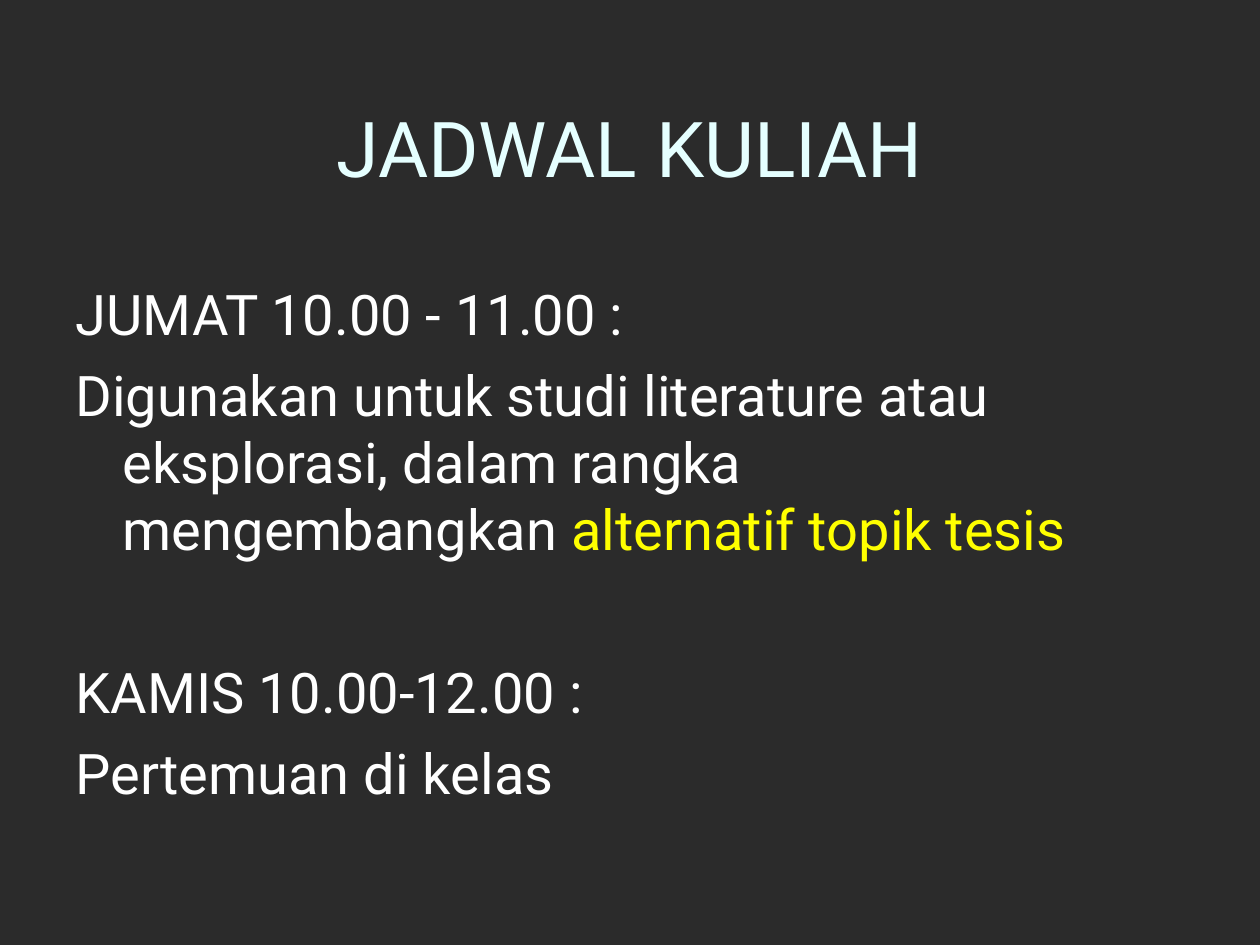
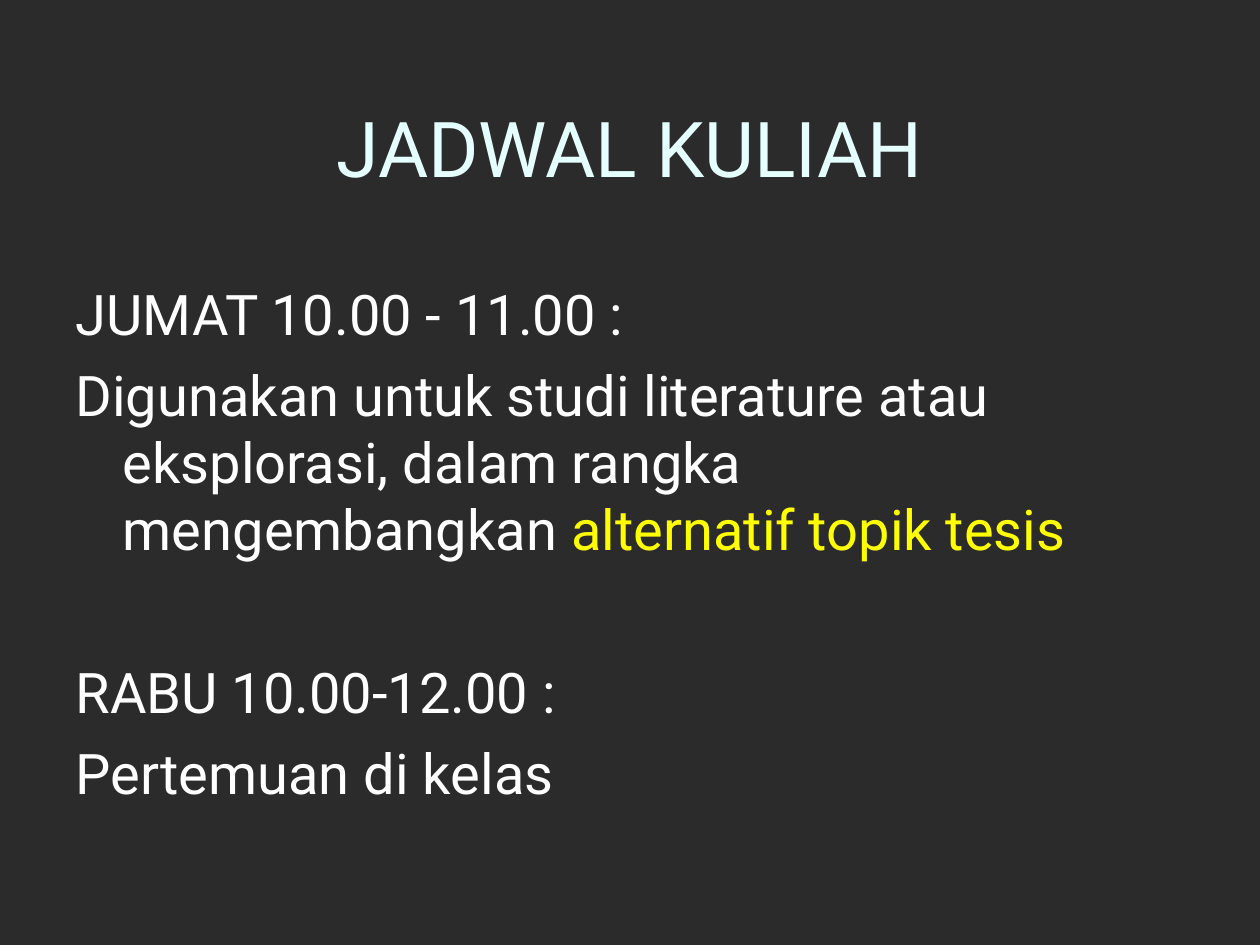
Before and after one commit to anwari32/IF5099-Metode-Penelitian, a slide deck: slide 3 of part1 TESIS.ppt. Drawn at 1260x945 pixels with LibreOffice and Linux fonts; fonts in the diff are those of the drawing; background and template pictures are left out; a plain dark background stands for a picture behind light text. Boxes give left, top, right and bottom in pixels: in the first picture for what was removed or moved away, otherwise in the second. Text is boxed around its words. In the diff, an @@ line names an element or a change of style, - is before the commit and + after.

```diff
--- a/part1 TESIS.ppt
+++ b/part1 TESIS.ppt
@@ text at (76,672,529,714): text changed @@
-KAMIS 10.00-12.00 :
+RABU 10.00-12.00 :
```
Also in this commit, not shown: 1 other slide changed, 1 slide added, 3 other files.
